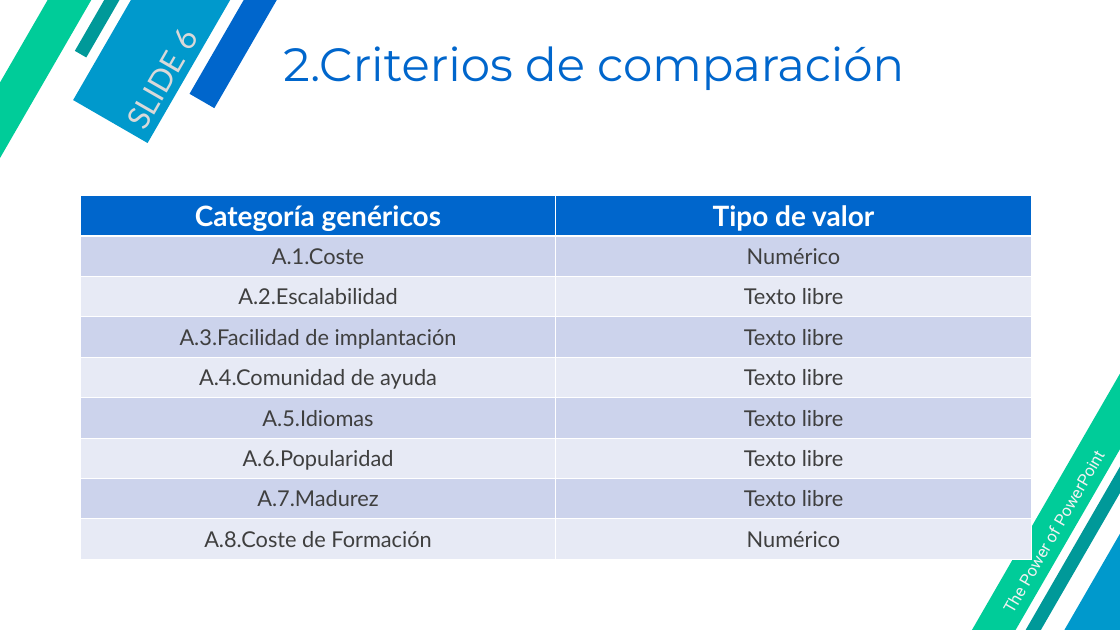
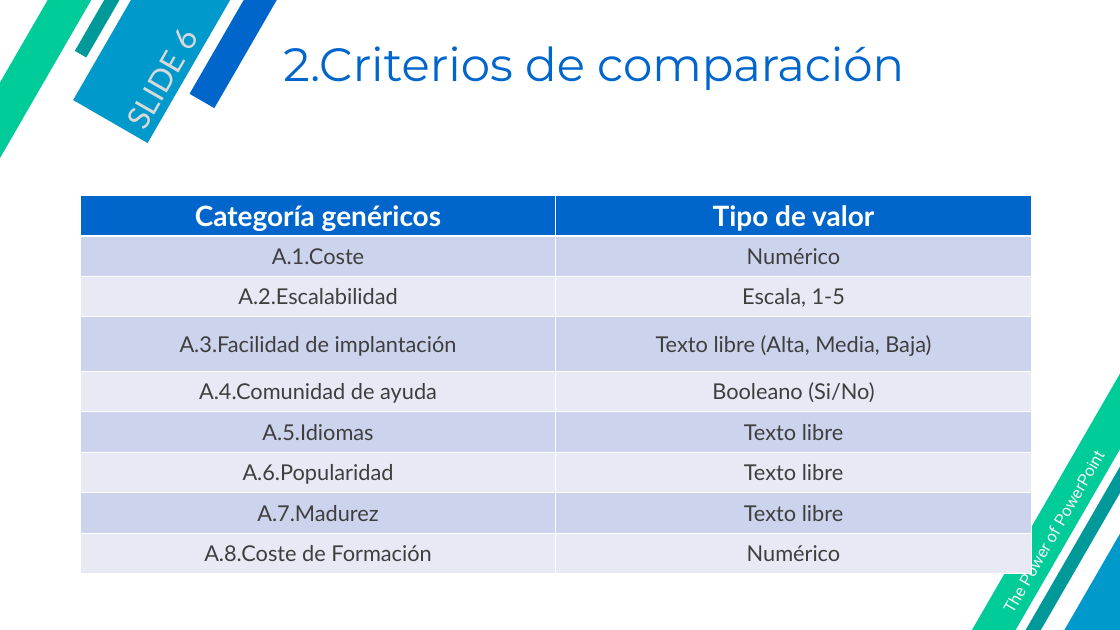
Before and after one commit to algoy/DTE, a slide deck: slide 6 of TG2T3/TG2_G3_final.pptx. Drawn at 1120x630 pixels with LibreOffice and Linux fonts; fonts in the diff are those of the drawing; background and template pictures are left out. Boxes give left, top, right and bottom in pixels: in the first picture for what was removed or moved away, otherwise in the second. Text is boxed around its words. In the diff, an @@ line names an element or a change of style, - is before the commit and + after.

```diff
--- a/TG2T3/TG2_G3_final.pptx
+++ b/TG2T3/TG2_G3_final.pptx
@@ table at (80,195,1031,574) @@
-row 3, column 2: Texto libre
+row 3, column 2: Escala, 1-5
-row 4, column 2: Texto libre
+row 4, column 2: Texto libre (Alta, Media, Baja)
-row 5, column 2: Texto libre
+row 5, column 2: Booleano (Si/No)
```
Also in this commit, not shown: 2 other slides changed.
